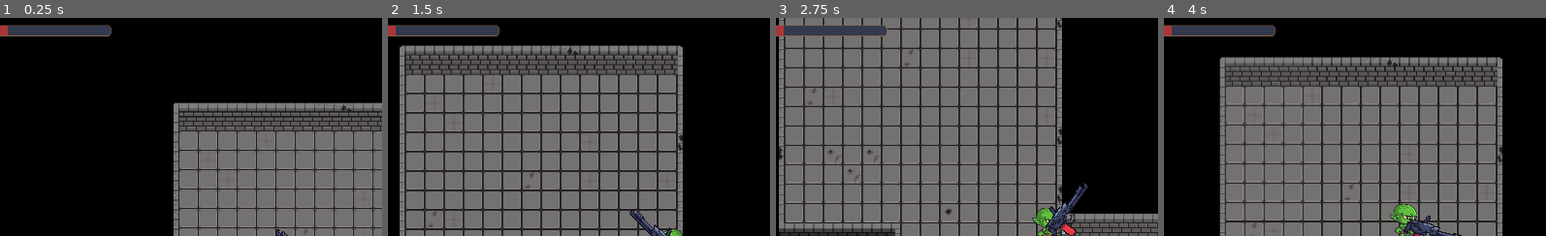
Above: before the commit, frames 1-4 (left to right).
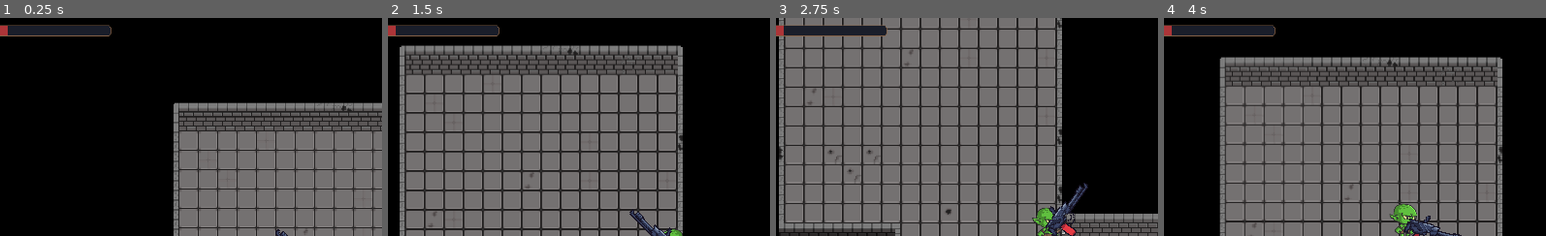
Above: after the commit, the same moments.

Repository: WilliCochrane/Game_Jam_1_2024
Game: Godot game, scene res://node_2d.tscn
Same seed, same stepped clock (60 frames per second), same inputs: the game is played once before the commit and once after it.
Inputs (mouse positions are % of the whole screen's width and height, from its top left):
- Up to frame 1 (0.25 s): no input
- Up to frame 2 (1.5 s): move the mouse to (72, 45) at 0.52 s; hold Right (ui_right) 0.53-1.28 s; move the mouse to (29, 55) at 1.27 s; hold Down (ui_down) from 1.28 s (still down)
- Up to frame 3 (2.75 s): move the mouse to (59, 28) at 2.02 s; release Down (ui_down) at 2.03 s; hold Right (ui_right) from 2.03 s (still down)
- Up to frame 4 (4 s): move the mouse to (44, 70) at 2.77 s; release Right (ui_right) at 2.78 s; hold Up (ui_up) 2.78-3.53 s; move the mouse to (80, 65) at 3.52 s; hold Left (ui_left) from 3.53 s (still down)
The pictures show only the part of the screen within x 13-63%, y 2-52%; the shares and areas given below are measured in that part.

The runs differ from the first frame. In frame 1, 1.2% of the frame differs, in the area x 2-29%, y 3-8%; in frame 2, 1.2%; in frame 3, 1.2%; in frame 4, 1.2%.

Commit message:
Ladder sprite added

Diff:
--- a/Gold game jam/Entities/Bullet/bullet.gd
+++ b/Gold game jam/Entities/Bullet/bullet.gd
@@ -31,8 +31,9 @@
 
 
 func _physics_process(delta):
-	if flamethrow == true && size < 4:
+	if flamethrow == true && size < 5:
 		size += .03
+		speed -= .03
 
 	if rotated == false:
 		rotation_degrees += randf_range(-spread,spread)
--- a/Gold game jam/Entities/Ladder/ladder.tscn
+++ b/Gold game jam/Entities/Ladder/ladder.tscn
@@ -1,6 +1,7 @@
-[gd_scene load_steps=3 format=3 uid="uid://du2y0hi2j4c41"]
+[gd_scene load_steps=4 format=3 uid="uid://du2y0hi2j4c41"]
 
 [ext_resource type="Script" path="res://Entities/Ladder/ladder.gd" id="1_6g0jp"]
+[ext_resource type="Texture2D" uid="uid://bvmupm2evdydw" path="res://Assets/TileSet/Ladder.png" id="2_kp2om"]
 
 [sub_resource type="RectangleShape2D" id="RectangleShape2D_i3wtx"]
 
@@ -8,6 +9,8 @@
 script = ExtResource("1_6g0jp")
 
 [node name="Sprite2D" type="Sprite2D" parent="."]
+position = Vector2(0, -5)
+texture = ExtResource("2_kp2om")
 
 [node name="Area2D" type="Area2D" parent="."]
 
--- a/Gold game jam/Entities/Player/player.tscn
+++ b/Gold game jam/Entities/Player/player.tscn
@@ -188,7 +188,7 @@
 texture_under = ExtResource("5_2y74i")
 texture_over = ExtResource("6_gv1sl")
 texture_progress = ExtResource("5_2y74i")
-tint_under = Color(0.2, 0.227451, 0.305882, 1)
+tint_under = Color(0.101961, 0.117647, 0.164706, 1)
 tint_over = Color(0.521569, 0.384314, 0.278431, 1)
 tint_progress = Color(0.67451, 0.207843, 0.219608, 1)
 
Binary file added: Gold game jam/Assets/TileSet/Ladder.png
Not shown, added: Gold game jam/Assets/TileSet/Ladder.png.import
